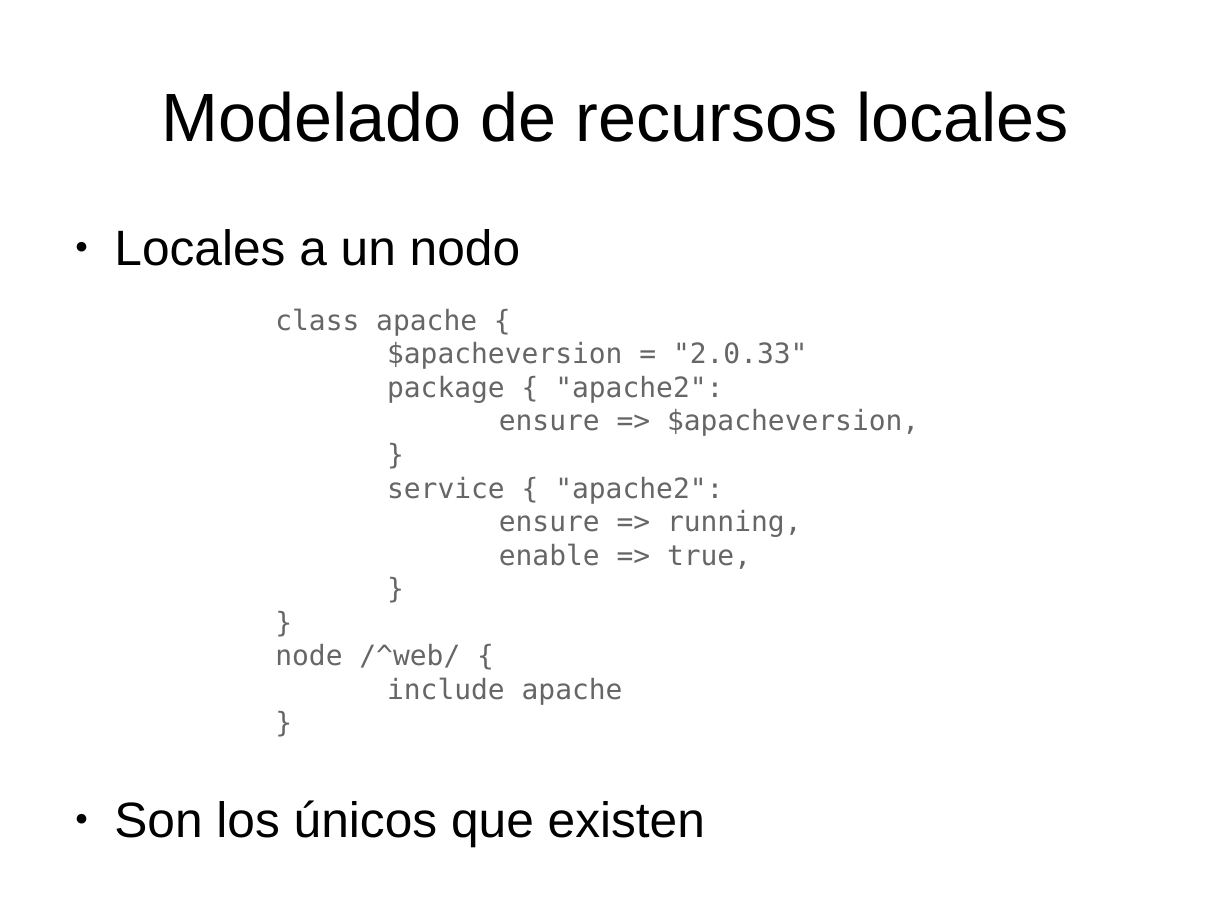
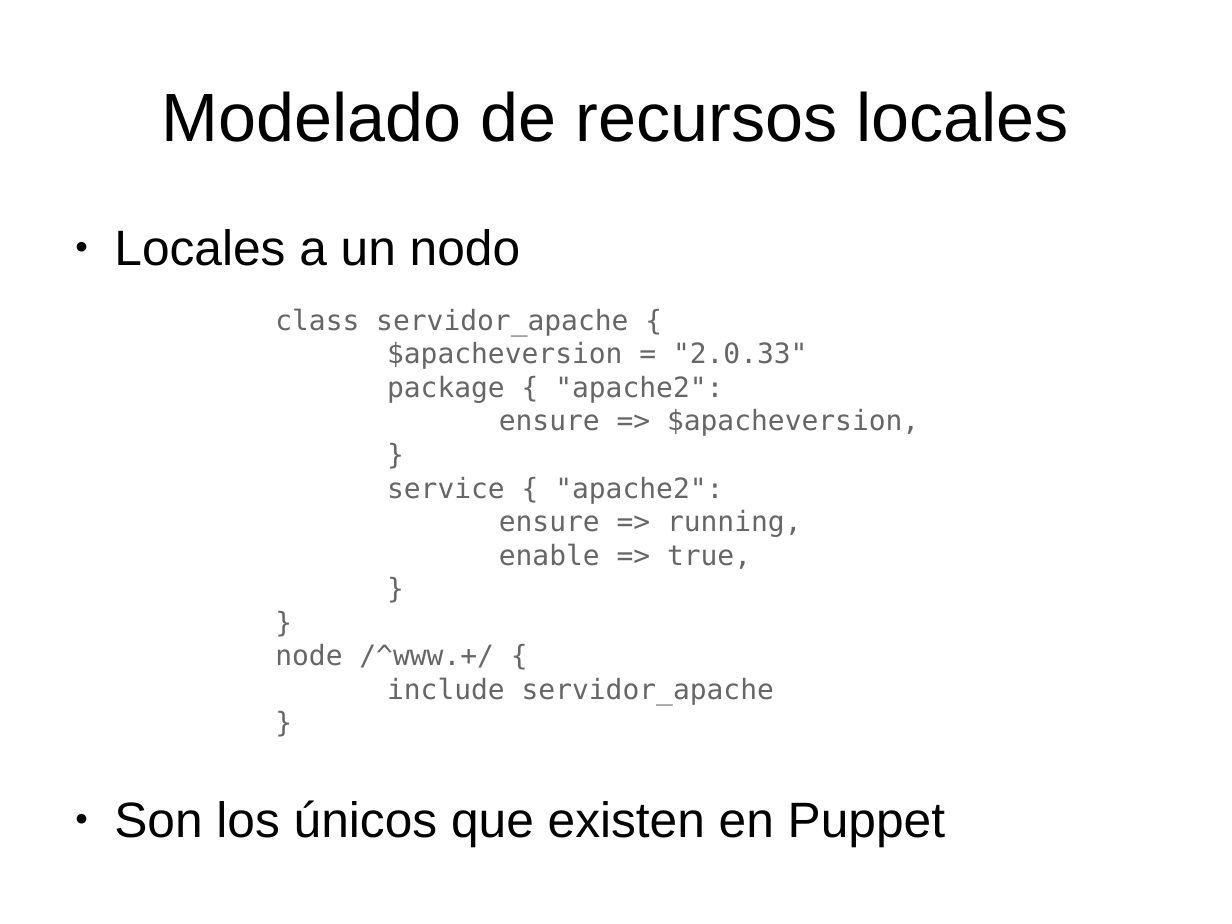
Before and after one commit to dcere/pfc, a slide deck: slide 7 of adm/presentacion/presentacion.odp. Drawn at 1232x924 pixels with LibreOffice and Linux fonts; fonts in the diff are those of the drawing. Boxes give left, top, right and bottom in pixels: in the first picture for what was removed or moved away, otherwise in the second. Text is boxed around its words. In the diff, an @@ line names an element or a change of style, - is before the commit and + after.

```diff
--- a/adm/presentacion/presentacion.odp
+++ b/adm/presentacion/presentacion.odp
@@ text at [275, 308, 628, 335]: text changed @@
-class apache {
+class servidor_apache {
@@ text at [275, 644, 774, 704]: text changed @@
-node /^web/ {
-include apache
+node /^www.+/ {
+include servidor_apache
@@ text at [114, 800, 945, 846]: text changed @@
-● Son los únicos que existen
+● Son los únicos que existen en Puppet
```
Also in this commit, not shown: 9 other slides changed, 6 slides added, 3 other files.
